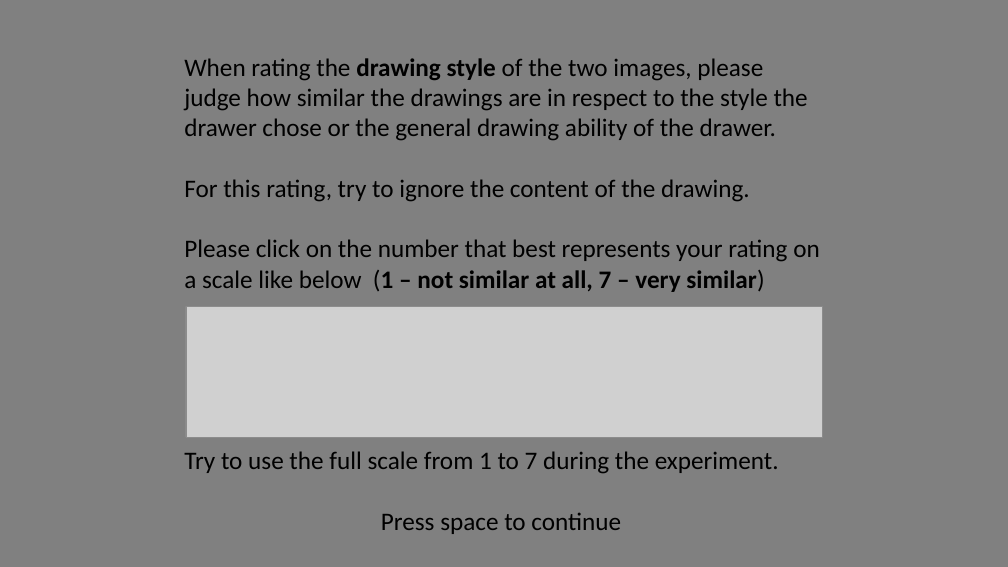
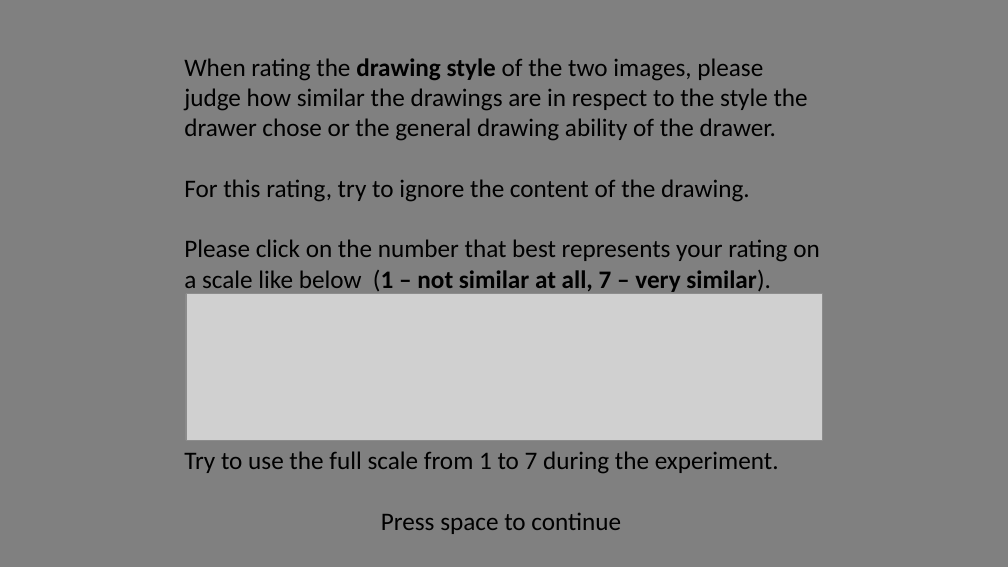
Before and after one commit to michaengeser/pep_wp4, a slide deck: slide 4 of image_similarities/instructions/Instructions.pptx. Drawn at 1008x567 pixels with LibreOffice and Linux fonts; fonts in the diff are those of the drawing; grey boxes stand for pictures. Boxes give left, top, right and bottom in pixels: in the first picture for what was removed or moved away, otherwise in the second. Text is boxed around its words. In the diff, an @@ line names an element or a change of style, - is before the commit and + after.

```diff
--- a/image_similarities/instructions/Instructions.pptx
+++ b/image_similarities/instructions/Instructions.pptx
@@ text at box(184, 239, 820, 292): text changed @@
-Please click on the number that best represents your rating on a scale like below (1 – not similar at all, 7 – very similar)
+Please click on the number that best represents your rating on a scale like below (1 – not similar at all, 7 – very similar).
@@ picture: place and size @@
-picture at box(186, 306, 822, 437)
+picture at box(186, 294, 822, 441)
```
Also in this commit, not shown: 1 other slide changed, 4 other files.
